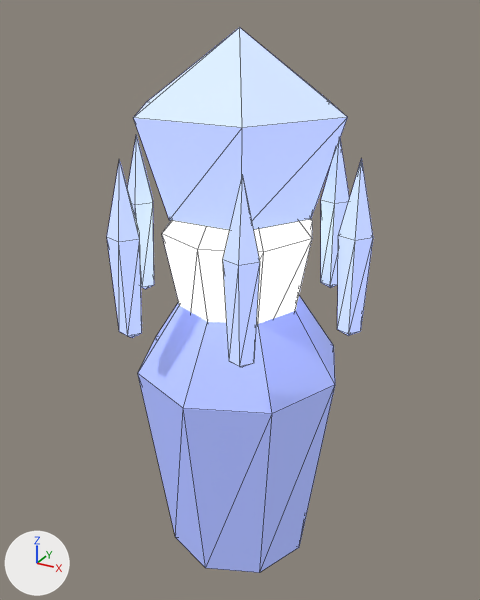
What one commit did to the glTF model assets/models/glb/deep-fracture-creature-FacetSentry-storm.glb.
Both versions are drawn from a 50 mm camera at (1.22, -2.22, 2.57) aimed at (-0.02, 0.03, 1.44). Every picture has the same lights, and +X, +Y and +Z are marked at lower left. The first picture is the older version. Mesh edges are drawn as thin lines.

In view in the first picture: 'control-core', 'pedestal', 'prong0', 'prong1', 'prong2', 'prong3', 'prong5', 'sensor'.
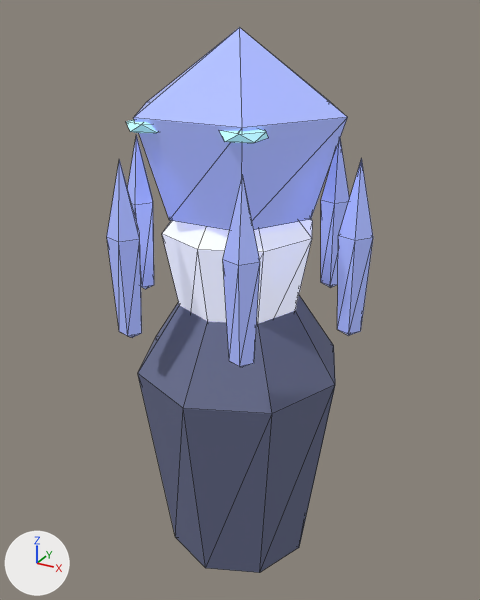
The change, as JSON lines over the scene's bpy script:
```json
{"op": "set", "path": "mat_export_source.emission_color", "old": "(0.82, 0.844, 1.0)", "new": "(0.321, 0.331, 0.392)", "note": "white #eaedff -> grey #9a9ca8"}
{"op": "set", "path": "mat_export_source_001.base_color", "old": "(0.4, 0.48, 1.0)", "new": "(0.147, 0.165, 0.285)", "note": "blue #aab8ff -> blue #6b7191"}
{"op": "remove", "block": "mat_export_source_001", "code": "mat_export_source_001.emission_color = (0.1, 0.12, 0.25)  # blue #596189"}
{"op": "remove", "block": "mat_export_source_001", "code": "mat_export_source_001.emission_strength = 1.0"}
{"op": "set", "path": "mat_export_source_002.emission_color", "old": "(0.32, 0.384, 0.8)", "new": "(0.0896, 0.108, 0.224)", "note": "blue #99a7e7 -> blue #545c82"}
{"op": "add", "block": "mat_inset_elemental_eyes", "code": ["mat_inset_elemental_eyes = principled_material('inset-elemental-eyes')", "mat_inset_elemental_eyes.base_color = (0.5, 0.85, 0.9)  # cyan #bcedf3", "mat_inset_elemental_eyes.emission_color = (0.113, 0.292, 0.36)  # cyan #5e93a2", "mat_inset_elemental_eyes.emission_strength = 1.0"]}
{"op": "add", "block": "me_icosphere_001", "code": ["me_icosphere_001 = bpy.data.meshes.new('Icosphere.001')", "me_icosphere_001.from_pydata(...)  # an icosphere of 20 faces spanning x -0.079..0.079, y -0.08..0.08, z -0.031..0.031", "me_icosphere_001.materials.append(mat_inset_elemental_eyes)  # cyan #bcedf3, glowing cyan #5e93a2"]}
{"op": "add", "block": "ob_inset_eye_1", "code": ["ob_inset_eye_1 = bpy.data.objects.new('inset-eye-1', me_icosphere_001)", "ob_inset_eye_1.location = (0.185, -0.306, 2.196)"]}
{"op": "add", "block": "ob_inset_eye__1", "code": ["ob_inset_eye__1 = bpy.data.objects.new('inset-eye--1', me_icosphere_001.copy())", "ob_inset_eye__1.location = (-0.185, -0.306, 2.196)"]}
```

Where the change shows, as pixel boxes [x1, y1, x2, y2] in the pictures (480 x 600 px):
```json
{"object": "pedestal", "change": "recoloured, surface changed", "before": [138, 296, 335, 573], "after": [138, 296, 335, 573], "on screen": "darker"}
{"object": "sensor", "change": "recoloured", "before": [133, 27, 348, 230], "after": [133, 27, 348, 230], "on screen": "darker"}
{"object": "control-core", "change": "recoloured", "before": [162, 219, 313, 324], "after": [162, 219, 313, 324]}
{"object": "prong1", "change": "recoloured", "before": [223, 175, 260, 367], "after": [223, 175, 260, 367], "on screen": "darker"}
{"object": "prong0", "change": "recoloured", "before": [337, 158, 373, 336], "after": [337, 158, 373, 336], "on screen": "darker"}
{"object": "prong2", "change": "recoloured", "before": [107, 159, 142, 338], "after": [107, 159, 142, 338], "on screen": "darker"}
{"object": "prong5", "change": "recoloured", "before": [321, 139, 350, 288], "after": [321, 139, 350, 288], "on screen": "darker"}
{"object": "prong3", "change": "recoloured", "before": [127, 135, 154, 289], "after": [127, 135, 154, 289], "on screen": "darker"}
{"object": "inset-eye-1", "change": "added", "after": [220, 129, 268, 143], "on screen": "cyan"}
{"object": "inset-eye--1", "change": "added", "after": [126, 120, 158, 133]}
```
